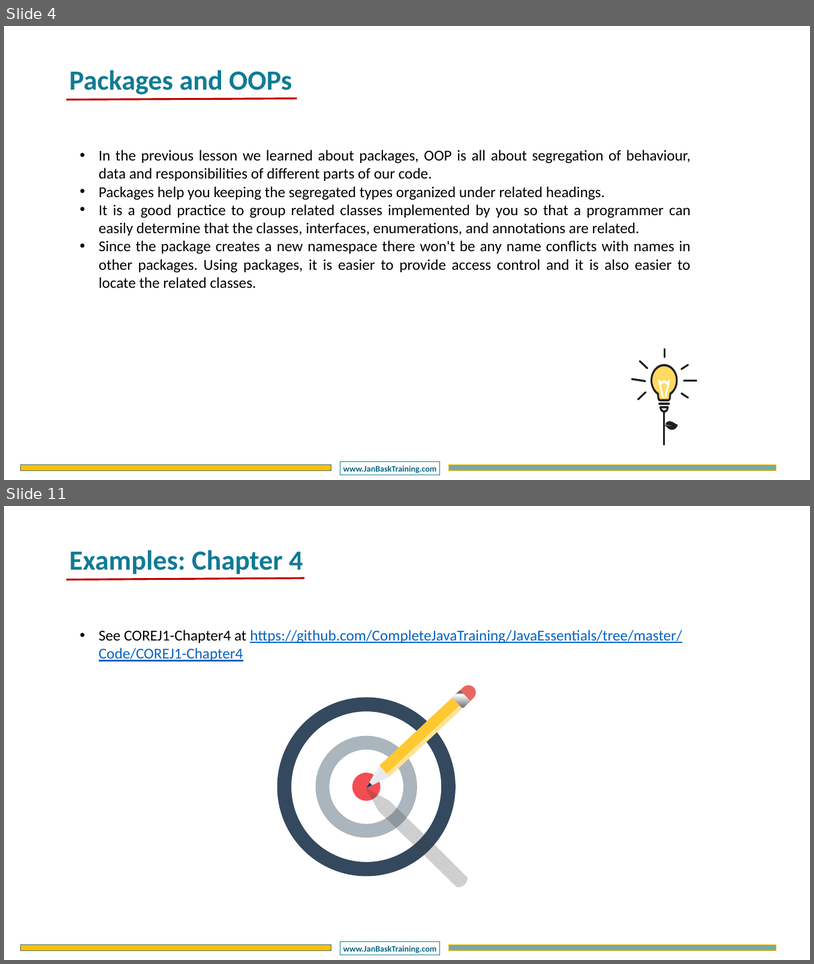
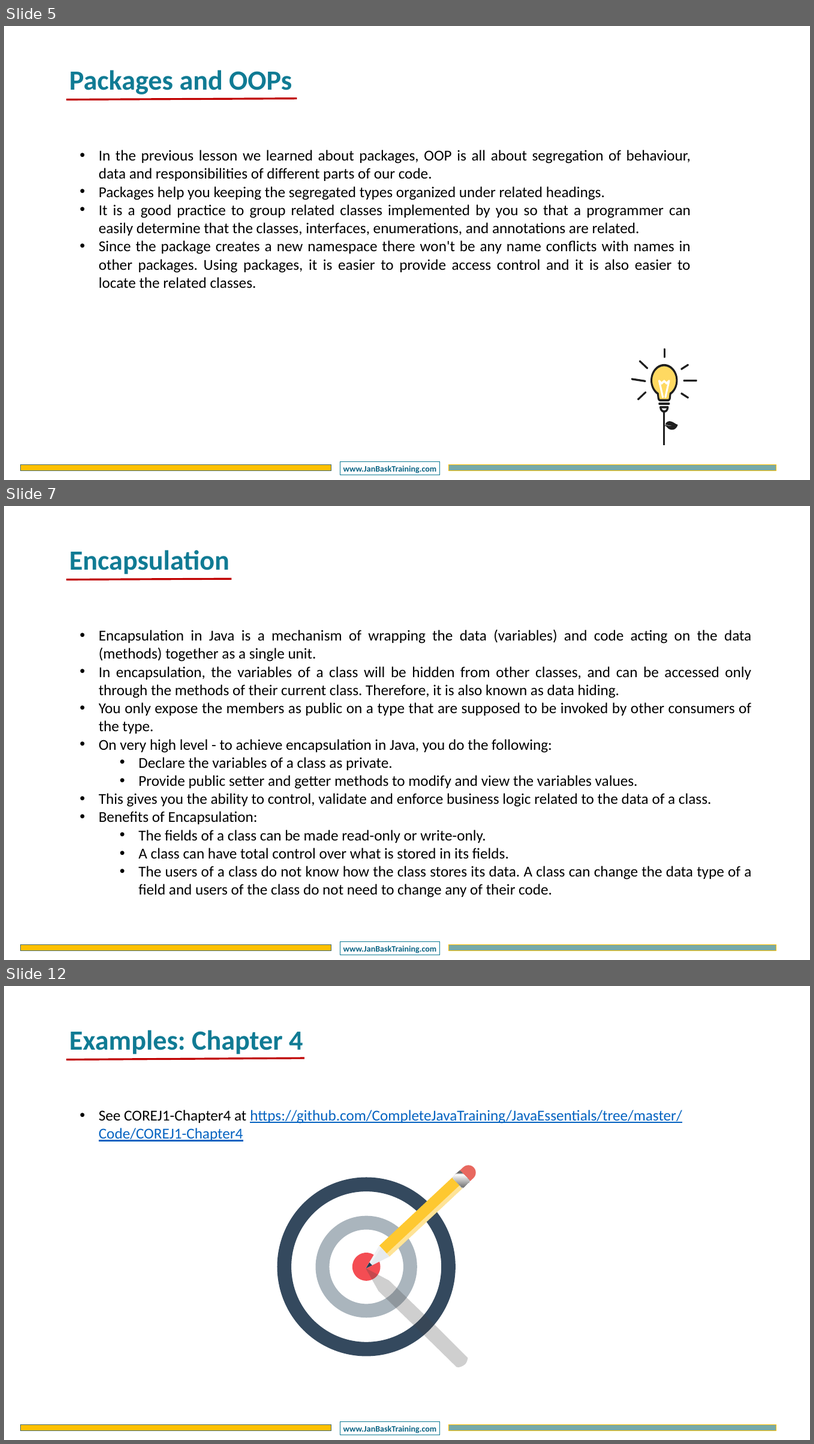
Before and after one commit to CompleteJavaTraining/JavaEssentials, a slide deck: slides/COREJ1/COREJ1 - Chapter4.pptx. Shown one above the other, each under a label of ours: slides 4 and 11 before the commit, slides 5, 7 and 12 after it; the slides between them are not shown. The pictures are 814x964 and 814x1444 pixels, drawn with LibreOffice and Linux fonts; fonts in the diff are those of the drawing; background and template pictures are left out. Boxes give left, top, right and bottom in pixels: in the first picture for what was removed or moved away, otherwise in the second. Text is boxed around its words. In the diff, an @@ line names an element or a change of style, - is before the commit and + after.

```diff
--- a/slides/COREJ1/COREJ1 - Chapter4.pptx
+++ b/slides/COREJ1/COREJ1 - Chapter4.pptx
@@ slide 7 added at [4,506,810,960], background #FFFFFF; not listed: 3 template elements that a slide beside it also shows @@
@@ text added at [69,550,230,574], 66 pt, text #107B94, bold @@
+Encapsulation
@@ line added from (66, 579) to (231, 579), #C00000 4.5 pt @@
@@ text added at [99,629,752,897], 36 pt, text #000000 @@
+• Encapsulation in Java is a mechanism of wrapping the data (variables) and code acting on the data (methods) together as a single unit.
+• In encapsulation, the variables of a class will be hidden from other classes, and can be accessed only through the methods of their current class. Therefore, it is also known as data hiding.
+• You only expose the members as public on a type that are supposed to be invoked by other consumers of the type.
+• On very high level - to achieve encapsulation in Java, you do the following:
+  • Declare the variables of a class as private.
+  • Provide public setter and getter methods to modify and view the variables values.
+• This gives you the ability to control, validate and enforce business logic related to the data of a class.
+• Benefits of Encapsulation:
+  • The fields of a class can be made read-only or write-only.
+  • A class can have total control over what is stored in its fields.
+  • The users of a class do not know how the class stores its data. A class can change the data type of a field and users of the class do not need to change any of their code.
@@ what was slide 4 is now slide 5 @@
@@ what was slide 11 is now slide 12 @@
```
Also in this commit, not shown: 2 slides changed, 4 other slides added, 4 slides removed, 2 other files.
